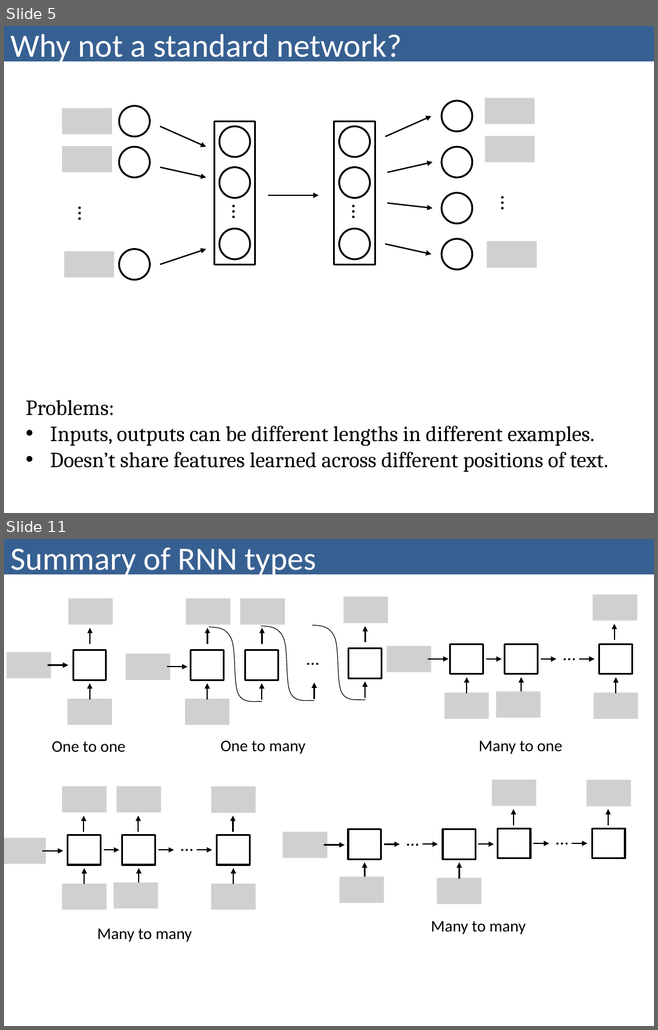
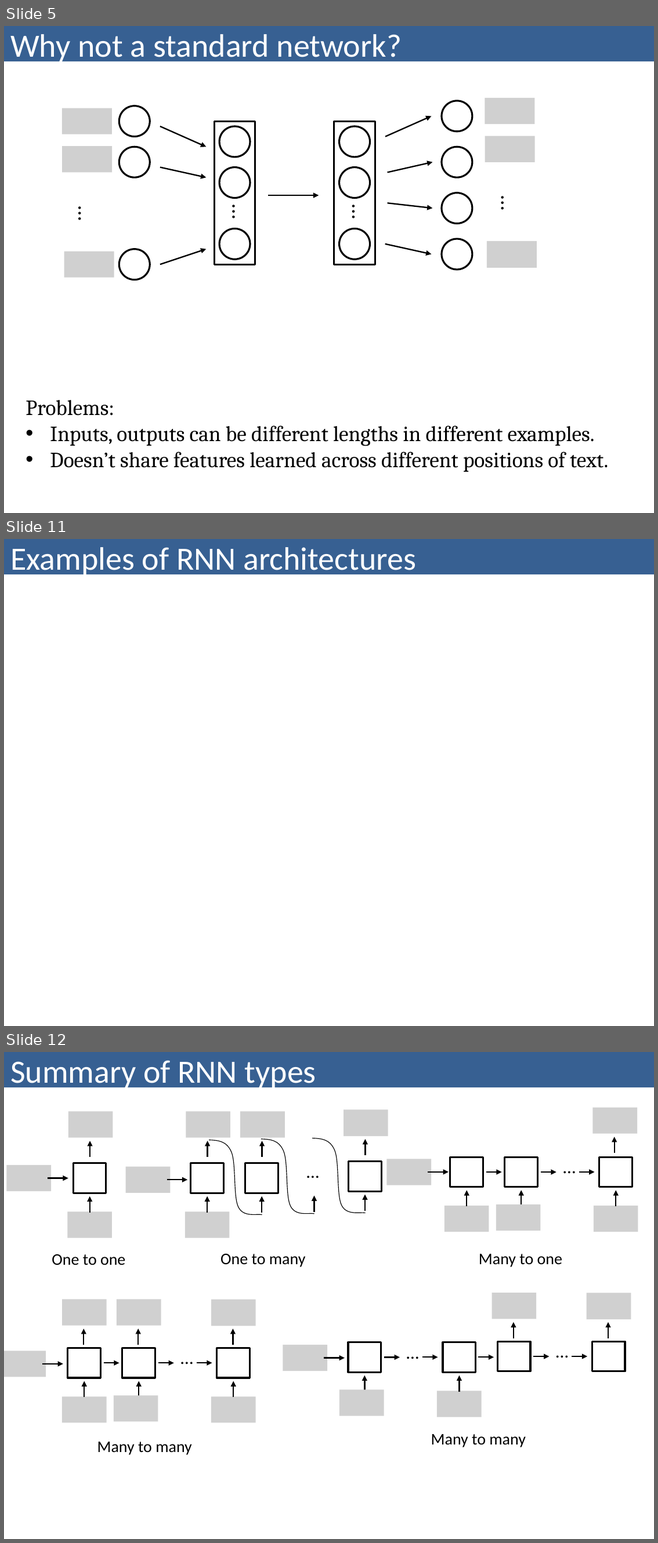
Before and after one commit to bzitko/nlp_repo, a slide deck: slides/nlp p05 sequence modeling/nlp p05.1 rnn.pptx. Shown one above the other, each under a label of ours: slides 5 and 11 before the commit, slides 5, 11 and 12 after it; the slides between them are not shown. The pictures are 658x1030 and 658x1543 pixels, drawn with LibreOffice and Linux fonts; fonts in the diff are those of the drawing; grey boxes stand for pictures. Boxes give left, top, right and bottom in pixels: in the first picture for what was removed or moved away, otherwise in the second. Text is boxed around its words. In the diff, an @@ line names an element or a change of style, - is before the commit and + after.

```diff
--- a/slides/nlp p05 sequence modeling/nlp p05.1 rnn.pptx
+++ b/slides/nlp p05 sequence modeling/nlp p05.1 rnn.pptx
@@ slide 11 added at box(4, 539, 654, 1026), background #FFFFFF @@
@@ title added at box(4, 539, 654, 575), fill #376092, 36 pt, text #FFFFFF @@
+Examples of RNN architectures
@@ what was slide 11 is now slide 12 @@
```
Also in this commit, not shown: 5 slides changed, 9 other files.
